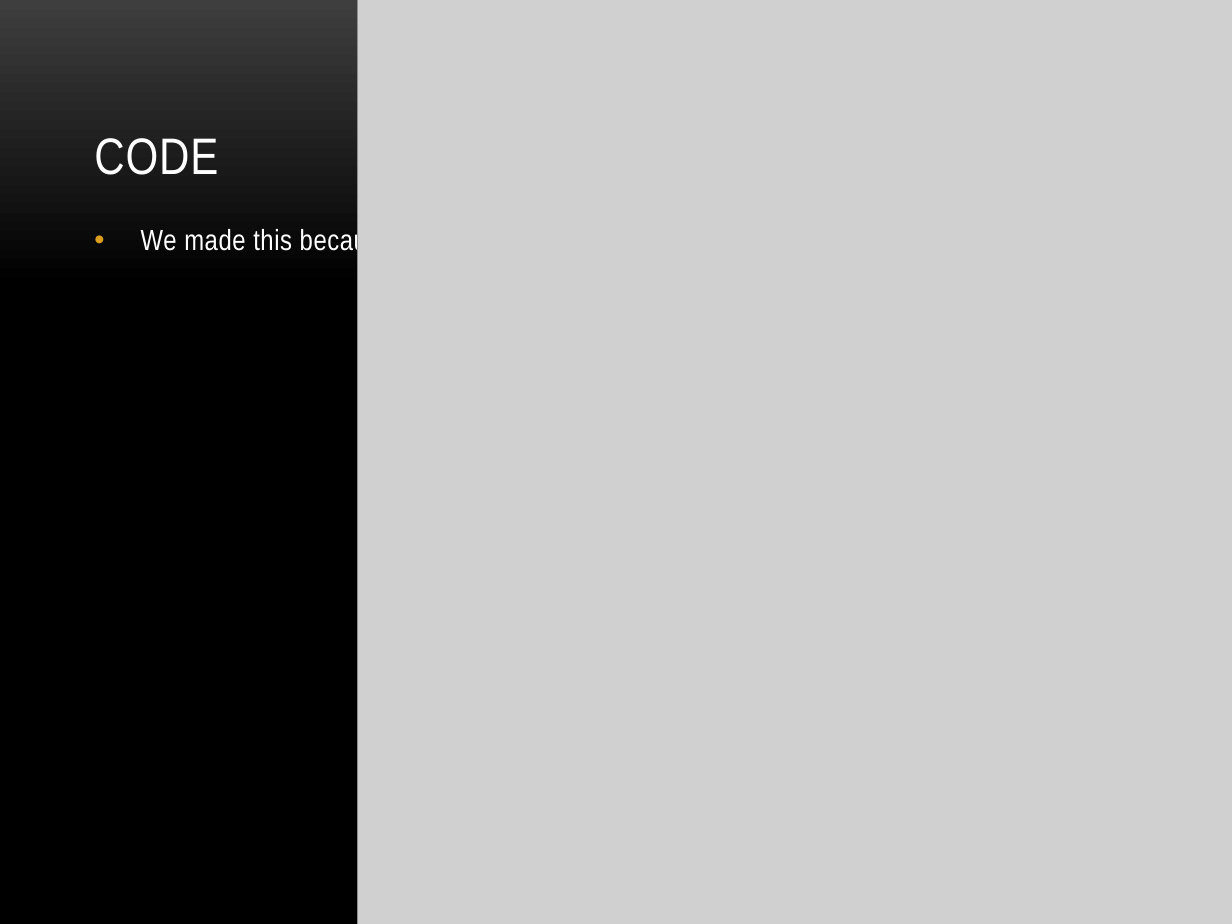
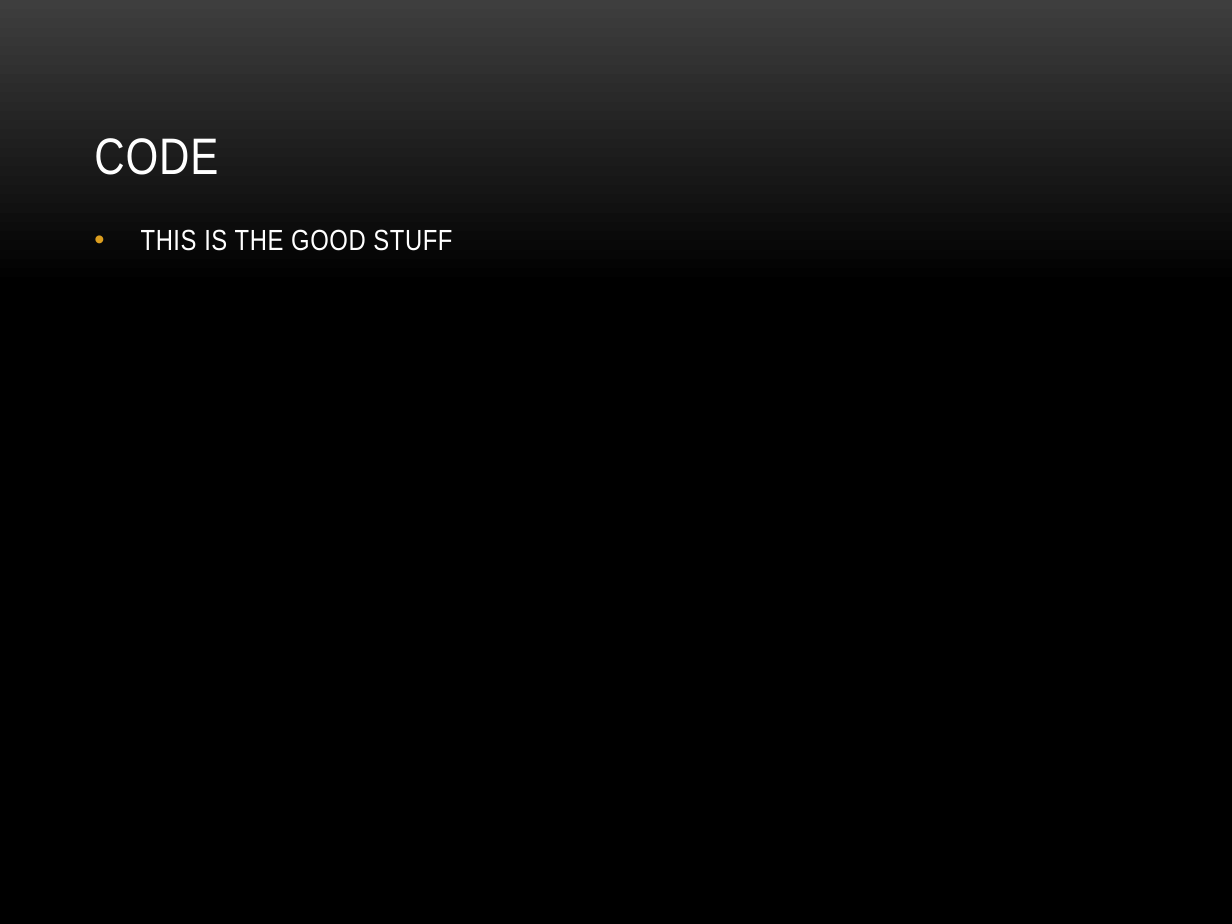
Before and after one commit to dmaddox/Binge, a slide deck: slide 3 of BINGE.pptx. Drawn at 1232x924 pixels with LibreOffice and Linux fonts; fonts in the diff are those of the drawing; grey boxes stand for pictures; background and template pictures are left out. Boxes give left, top, right and bottom in pixels: in the first picture for what was removed or moved away, otherwise in the second. Text is boxed around its words. In the diff, an @@ line names an element or a change of style, - is before the commit and + after.

Commit message:
Updating powerpoint

```diff
--- a/BINGE.pptx
+++ b/BINGE.pptx
@@ picture removed at box(357, 0, 1232, 924) @@
@@ text at box(141, 229, 452, 251): text changed @@
-• We made this because reasons
+• THIS IS THE GOOD STUFF
```
Also in this commit, not shown: 6 slides added, 1 slide removed.
